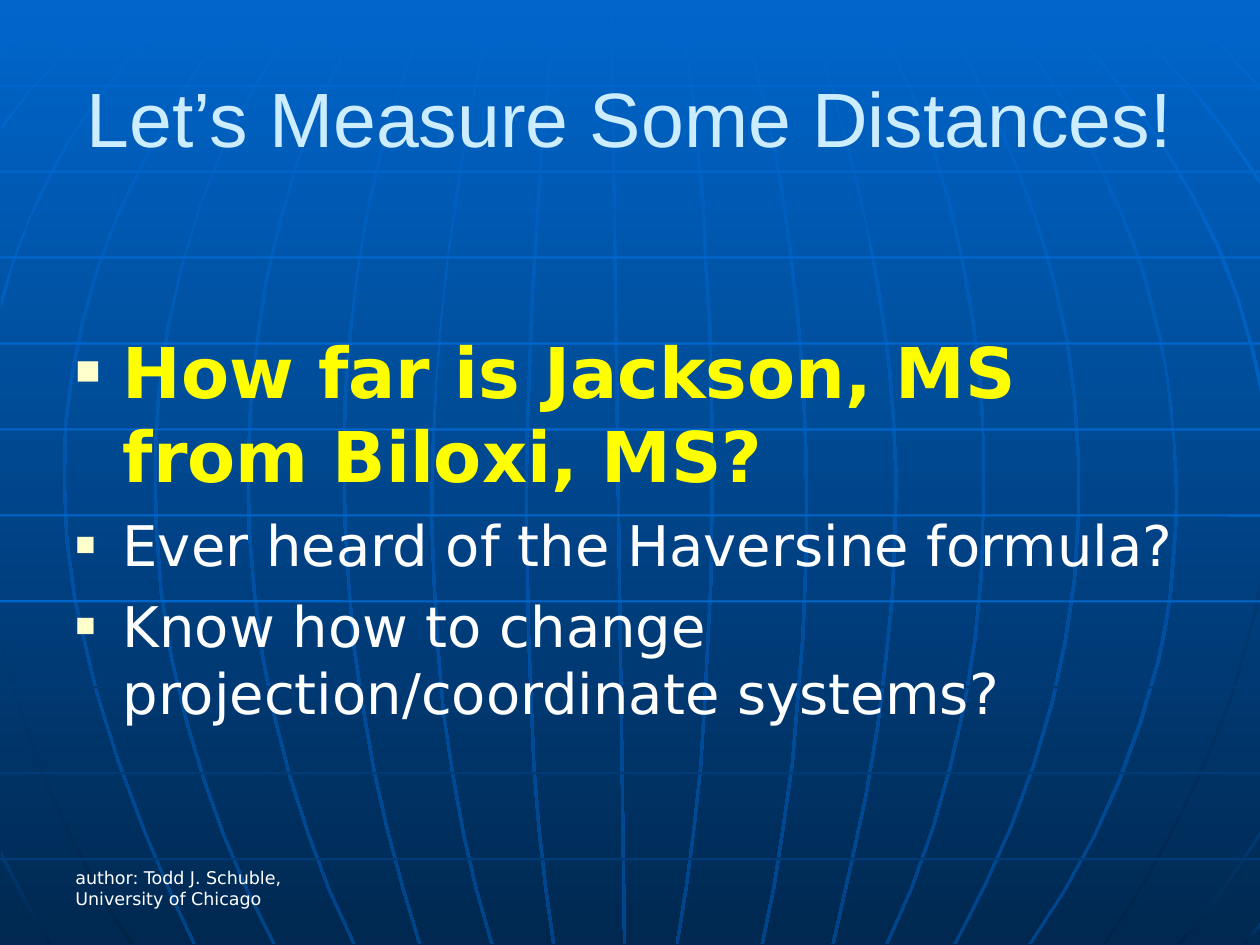
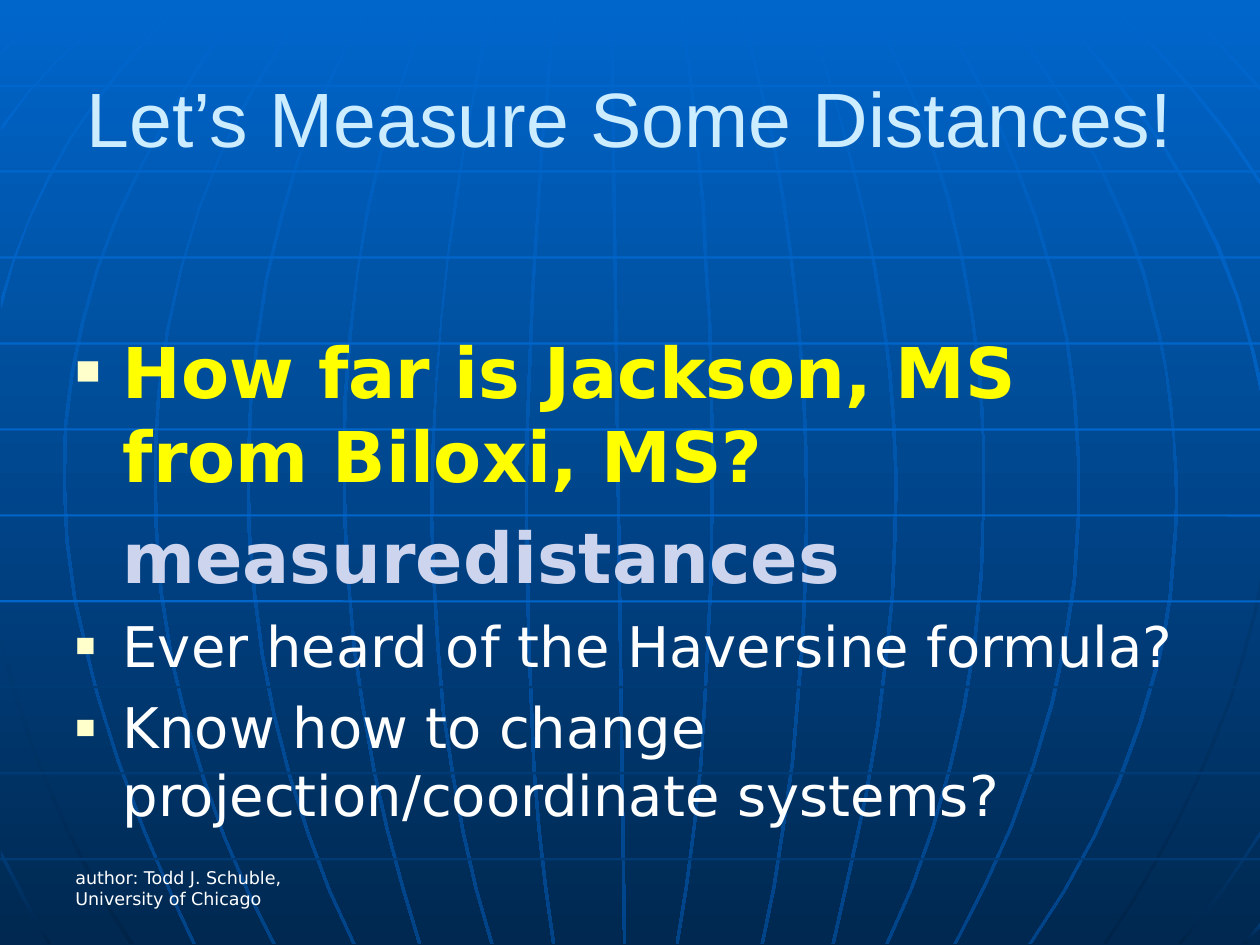
Before and after one commit to rcc-uchicago/env_bootcamp, a slide deck: slide 11 of Day7/pythonforspatialanalysis_rcc.ppt. Drawn at 1260x945 pixels with LibreOffice and Linux fonts; fonts in the diff are those of the drawing. Boxes give left, top, right and bottom in pixels: in the first picture for what was removed or moved away, otherwise in the second. Text is boxed around its words. In the diff, an @@ line names an element or a change of style, - is before the commit and + after.

```diff
--- a/Day7/pythonforspatialanalysis_rcc.ppt
+++ b/Day7/pythonforspatialanalysis_rcc.ppt
@@ text at bbox=[123, 529, 840, 584]: paragraph added @@
+measuredistances
```
Also in this commit, not shown: 5 other slides changed, 1 slide added, 9 other files.
